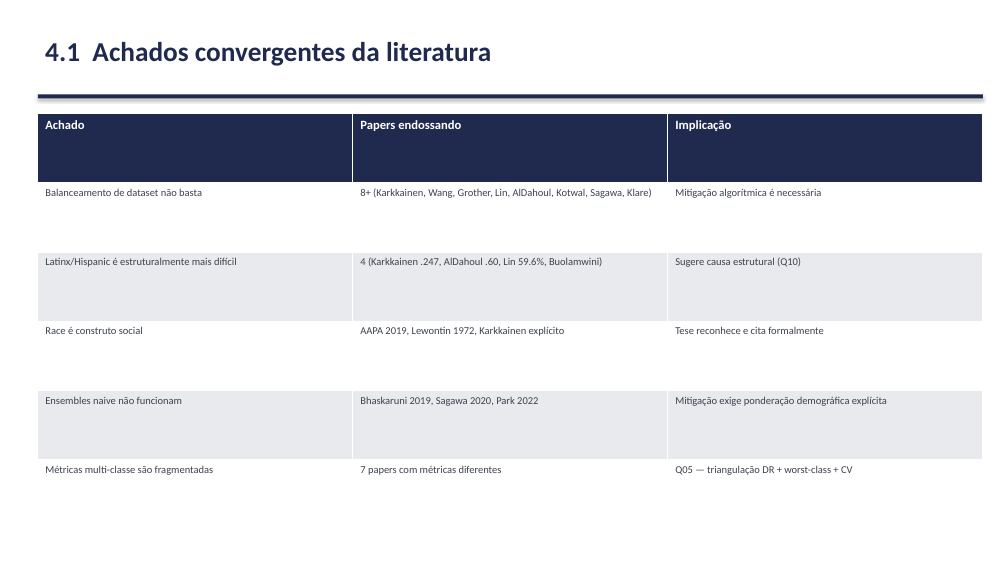
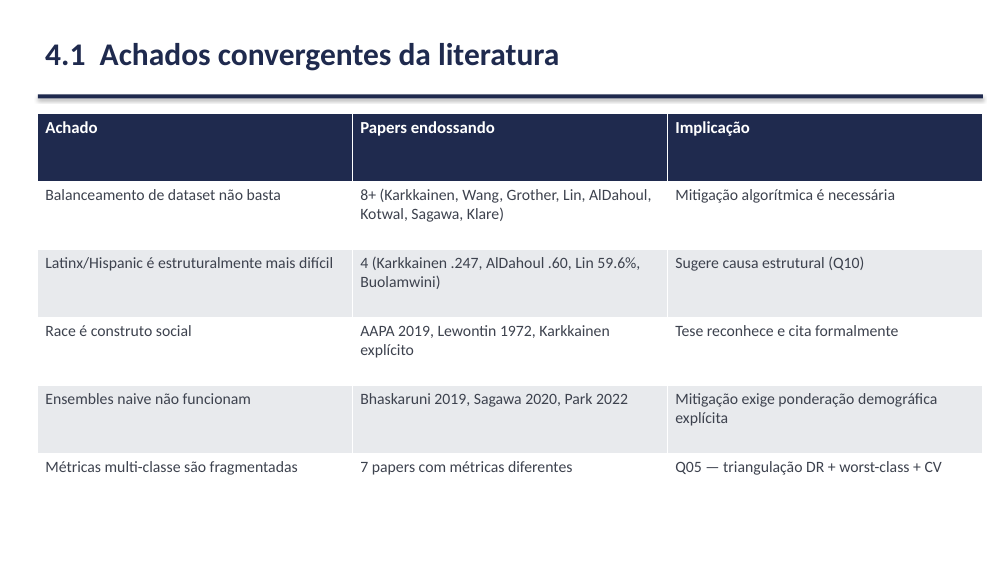
Before and after one commit to marcellozzetti/Facial-Recognition-Models-Mitigating-Bias, a slide deck: slide 25 of docs/ativo/material_reuniao_orientador_2026-06.pptx (slide 26 before the commit). Drawn at 1008x567 pixels with LibreOffice and Linux fonts; fonts in the diff are those of the drawing. Boxes give left, top, right and bottom in pixels: in the first picture for what was removed or moved away, otherwise in the second. Text is boxed around its words. In the diff, an @@ line names an element or a change of style, - is before the commit and + after.

```diff
--- a/docs/ativo/material_reuniao_orientador_2026-06.pptx
+++ b/docs/ativo/material_reuniao_orientador_2026-06.pptx
@@ text "4.1 Achados convergentes da literatura" at [45, 43, 559, 71]: size 26 to 30 pt @@
@@ table at [38, 113, 984, 522] @@
@@ size 12 to 16 pt in "Achado", "Papers endossando", "Implicação" @@
@@ size 10 to 15 pt @@
```
Also in this commit, not shown: 31 other slides changed, 2 slides added, 10 slides removed, 1 other file.
